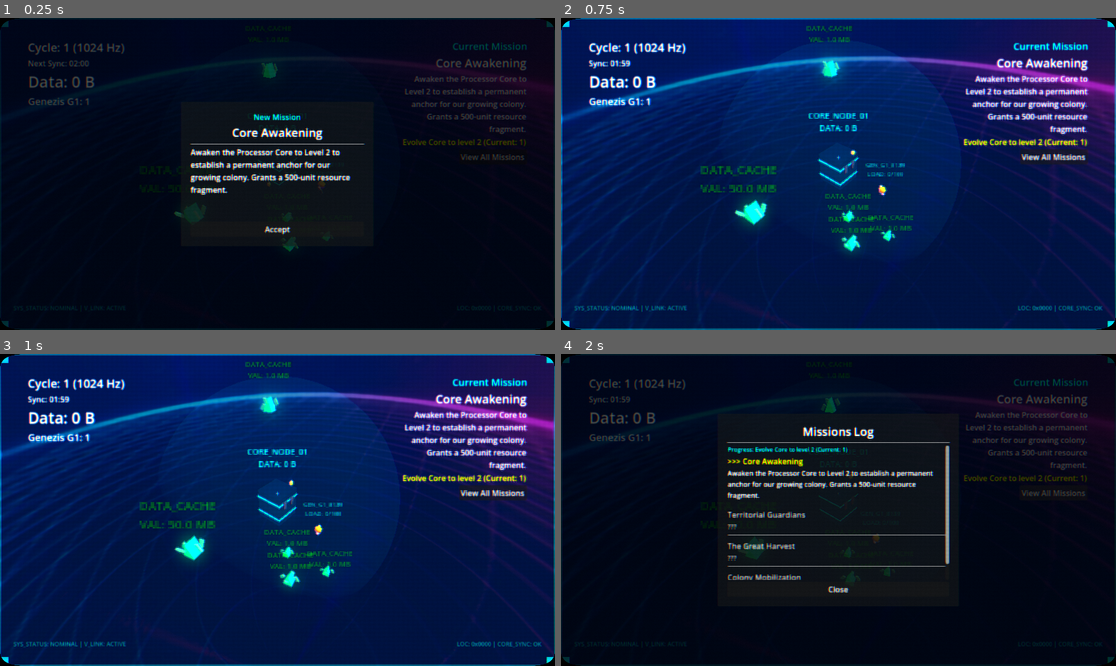
Above: before the commit, frames 1-4 (two rows, left to right).
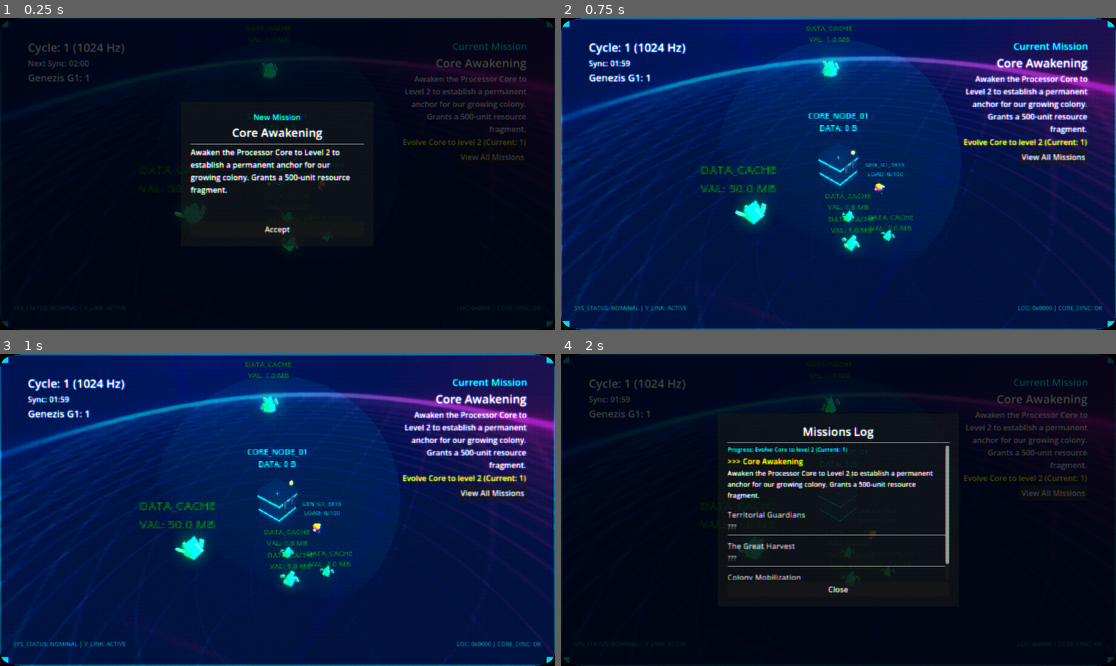
Above: after the commit, the same moments.

Repository: peterlavey/immanent
Game: Godot game, scene res://src/core/world/World.tscn
The game is run twice, just before and just after one commit, with the same random seed, the same clock (stepped at 60 frames per second) and the same inputs. Sound files missing from this copy of the repository are replaced by a short silence.
Inputs:
- Up to frame 1 (0.25 s): no input
- Up to frame 2 (0.75 s): click "Accept" at 0.5 s
- Up to frame 3 (1 s): no input
- Up to frame 4 (2 s): click "View All Missions" at 1.25 s

The runs differ from the first frame. In frame 1, 0.4% of the frame differs, in the area x 5-18%, y 18-28%; in frame 2, 0.9%; in frame 3, 1.0%, in the area x 5-62%, y 17-59%; in frame 4, 0.4%.

Commit message:
Remove DataLabel from HUD: update scene, script, and tasks to reflect data display via Core label.

Diff:
--- a/src/ui/hud/HUD.gd
+++ b/src/ui/hud/HUD.gd
@@ -1,6 +1,5 @@
 extends CanvasLayer
 
-@onready var data_label = $MarginContainer/VBoxContainer/DataLabel
 @onready var cycle_label = $MarginContainer/VBoxContainer/CycleLabel
 @onready var timer_label = $MarginContainer/VBoxContainer/TimerLabel
 @onready var genezis_count_label = $MarginContainer/VBoxContainer/GenezisCountLabel
@@ -25,9 +24,7 @@
 	# Connect to Core signals
 	var core = get_tree().get_first_node_in_group("core")
 	if core:
-		core.data_changed.connect(_on_data_changed)
 		core.selected.connect(_on_core_selected)
-		_on_data_changed(core.current_data)
 
 	# Connect to TimeManager signals
 	var time_manager = get_tree().get_first_node_in_group("time_manager")
@@ -204,9 +201,6 @@
 		get_tree().paused = true
 		theophania_ui.tree_exited.connect(func(): get_tree().paused = false)
 
-func _on_data_changed(amount: int) -> void:
-	data_label.text = "Data: " + format_bytes(amount)
-
 func _on_time_updated(remaining: float) -> void:
 	var minutes = int(remaining) / 60
 	var seconds = int(remaining) % 60
--- a/src/ui/hud/HUD.tscn
+++ b/src/ui/hud/HUD.tscn
@@ -164,11 +164,6 @@
 layout_mode = 2
 text = "Next Sync: 02:00"
 
-[node name="DataLabel" type="Label" parent="MarginContainer/VBoxContainer"]
-layout_mode = 2
-theme_override_font_sizes/font_size = 32
-text = "Data: 0 B"
-
 [node name="GenezisCountLabel" type="Label" parent="MarginContainer/VBoxContainer"]
 layout_mode = 2
 theme_override_font_sizes/font_size = 20
Not shown, changed: docs/tasks.md
